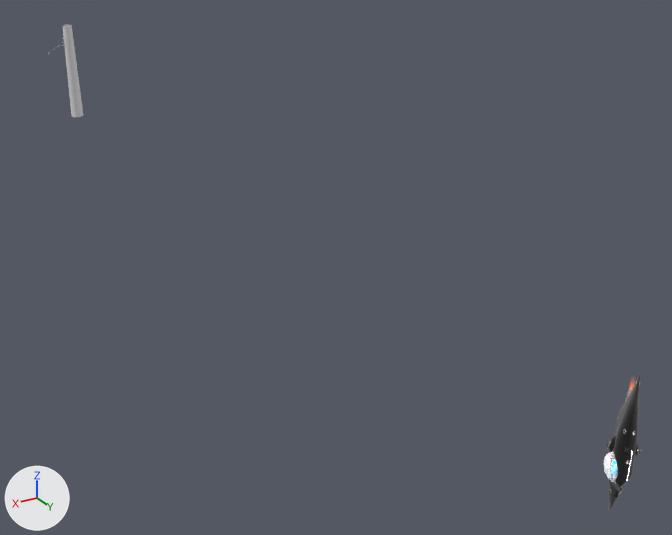
Two versions of the Blender file 2019_2020/space_force_trailer/scene_0705/motion_tracking_0705.blend, one commit apart.
Camera for both pictures: a 50 mm lens placed at (21.7, 79.9, 17.4), pointed at (-13.8, 20.7, -12.1). Lighting does not change. The marker at lower left points along +X, +Y and +Z. Both versions are drawn at frame 154 of the action 'StarShipAction'; the numbers are the values there.

Names of what the first picture shows: 'Cylinder', 'StarShip'.
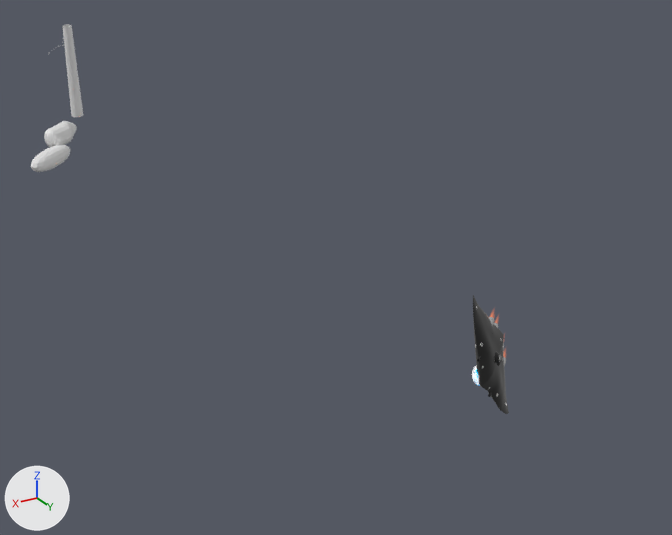
What differs and where, as boxes (x1, y1, x2, y2) in the pictures (672 x 535 px):
'StarShip', moved, turned, rescaled
    before: (604, 370, 642, 511)
    after: (472, 295, 511, 414)
'Cube', added
    after: (31, 121, 77, 172)

Patch to the scene script:
```diff
--- a/2019_2020/space_force_trailer/scene_0705/motion_tracking_0705.blend.py
+++ b/2019_2020/space_force_trailer/scene_0705/motion_tracking_0705.blend.py
@@ me_cube_1 @@
+me_cube_1.from_pydata(...)  # 32 vertices, 28 faces; spans x -2.58..7.65, y -1.0..1.89, z -2.4..1.0
@@ ob_starship @@
 ob_starship = bpy.data.objects.new('StarShip', None)
-ob_starship.location = (-24.82, 42.25, -20.65)
-ob_starship.rotation_euler = (-0.824, 1.478, -1.683)  # degrees (-47, 85, -96)
-ob_starship.scale = (0.773, 0.773, 0.773)
+ob_starship.location = (-19.58, 33.33, -16.29)
+ob_starship.rotation_euler = (0.218, 1.892, -0.654)  # degrees (12, 108, -37)
+ob_starship.scale = (0.625, 0.625, 0.625)
 ob_starship.instance_type = 'COLLECTION'
@@ ob_cube @@
+ob_cube = bpy.data.objects.new('Cube', me_cube_1)
+ob_cube.location = (1.0, -1.33, -4.14)
+ob_cube.rotation_euler = (0.219, 0.0, 0.83)  # degrees (13, 0, 48)
+_m = ob_cube.modifiers.new('Subdivision', 'SUBSURF')
+_m.levels = 4
+_m.render_levels = 4
```
